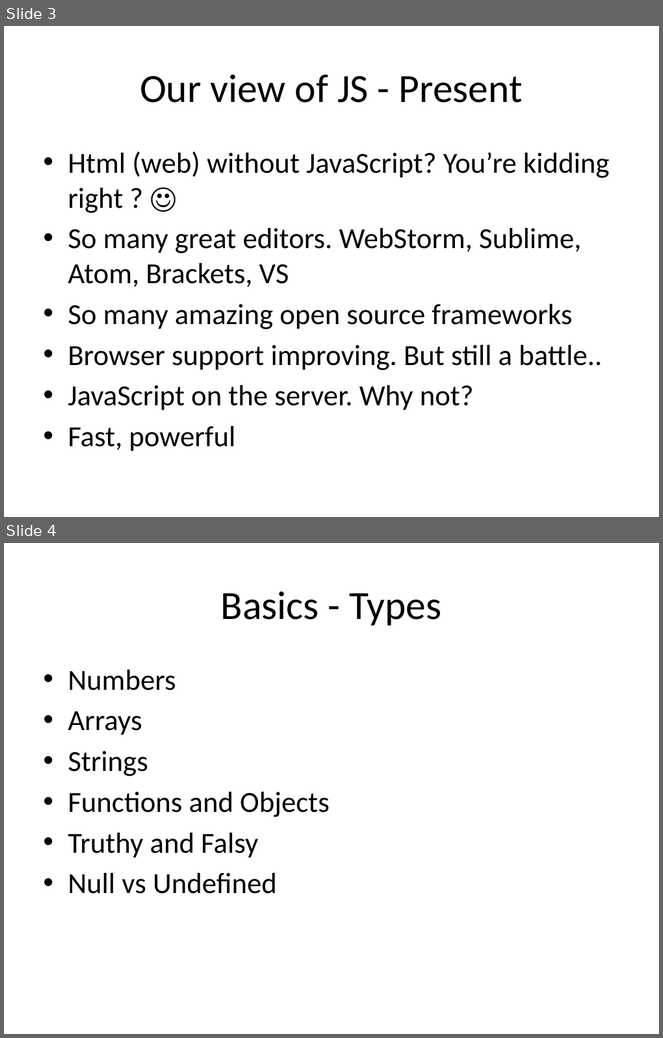
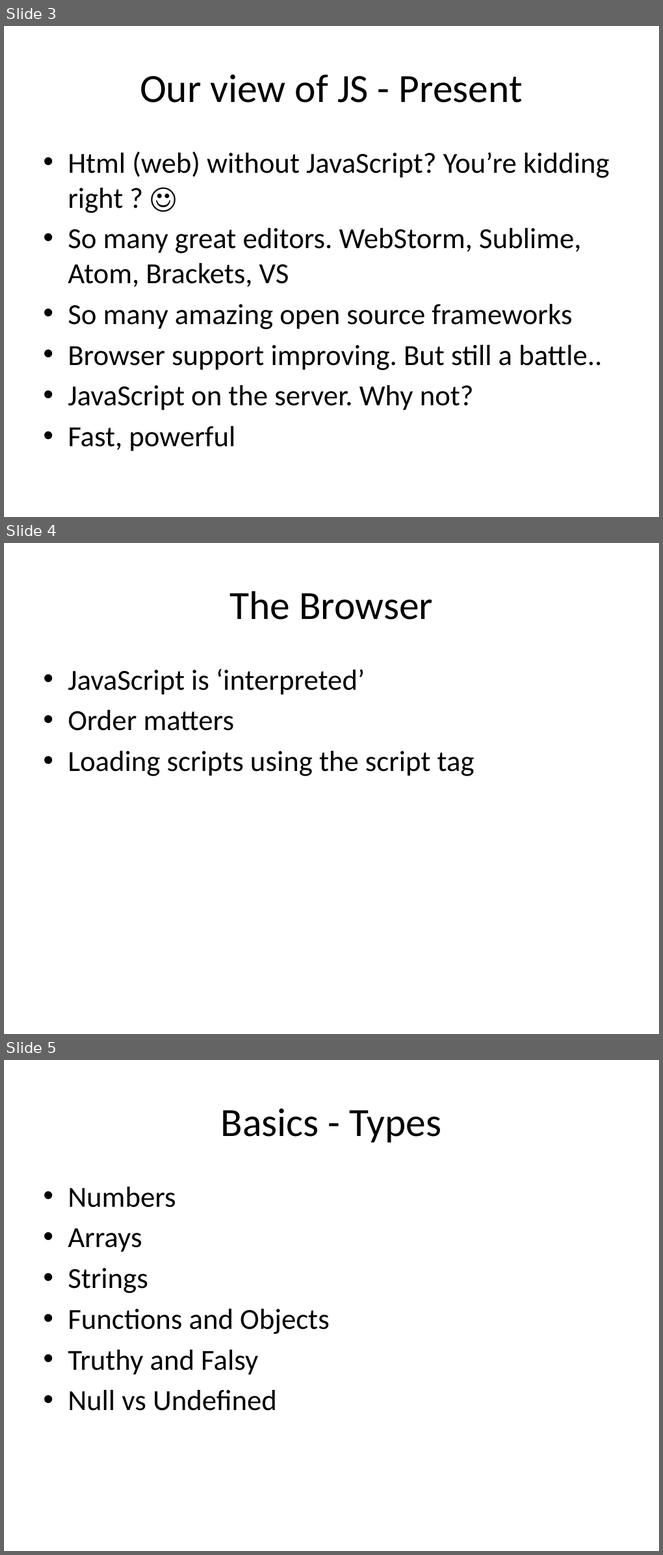
Before and after one commit to dejanvasic85/js-presentation, a slide deck: Fundamentals/Fundamentals-Presentation.pptx. Shown one above the other, each under a label of ours: slides 3 and 4 before the commit, slides 3, 4 and 5 after it. The pictures are 663x1038 and 663x1555 pixels, drawn with LibreOffice and Linux fonts; fonts in the diff are those of the drawing. Boxes give left, top, right and bottom in pixels: in the first picture for what was removed or moved away, otherwise in the second. Text is boxed around its words. In the diff, an @@ line names an element or a change of style, - is before the commit and + after.

Commit message:
html5 up and fundamental presentation changes

```diff
--- a/Fundamentals/Fundamentals-Presentation.pptx
+++ b/Fundamentals/Fundamentals-Presentation.pptx
@@ slide 4 added at (x1=4, y1=543, x2=659, y2=1034), background #FFFFFF @@
@@ title added at (x1=230, y1=591, x2=433, y2=620), 44 pt, text #000000 @@
+The Browser
@@ text added at (x1=68, y1=669, x2=475, y2=776), 32 pt, text #000000 @@
+• JavaScript is ‘interpreted’
+• Order matters
+• Loading scripts using the script tag
@@ what was slide 4 is now slide 5 @@
```
Also in this commit, not shown: 40 other files.
